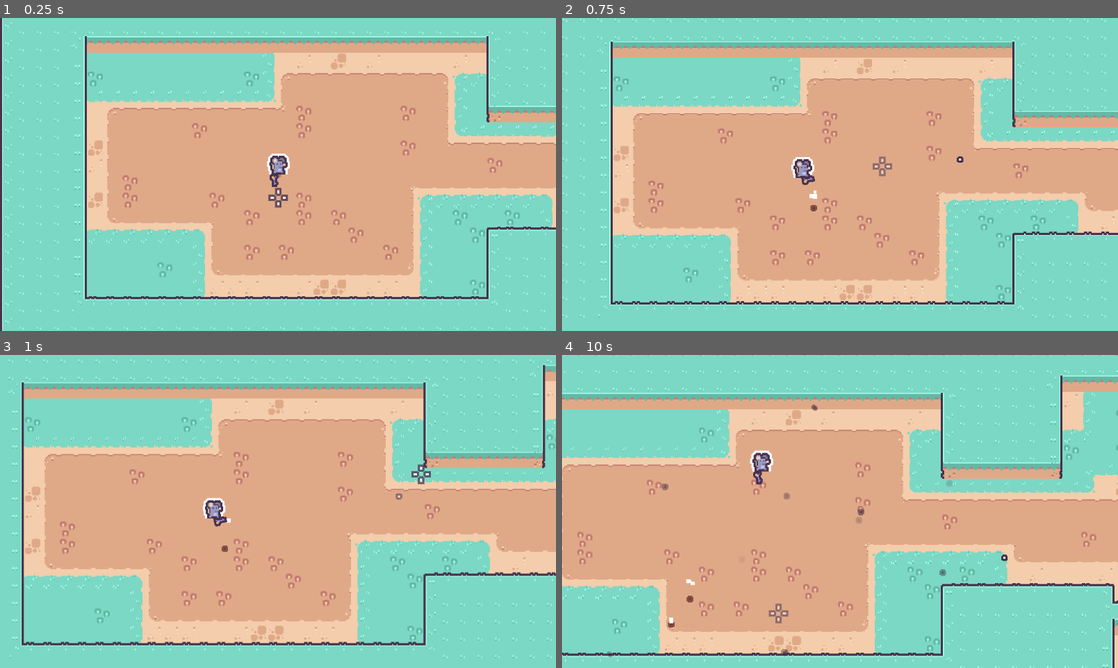
Above: before the commit, frames 1-4 (two rows, left to right).
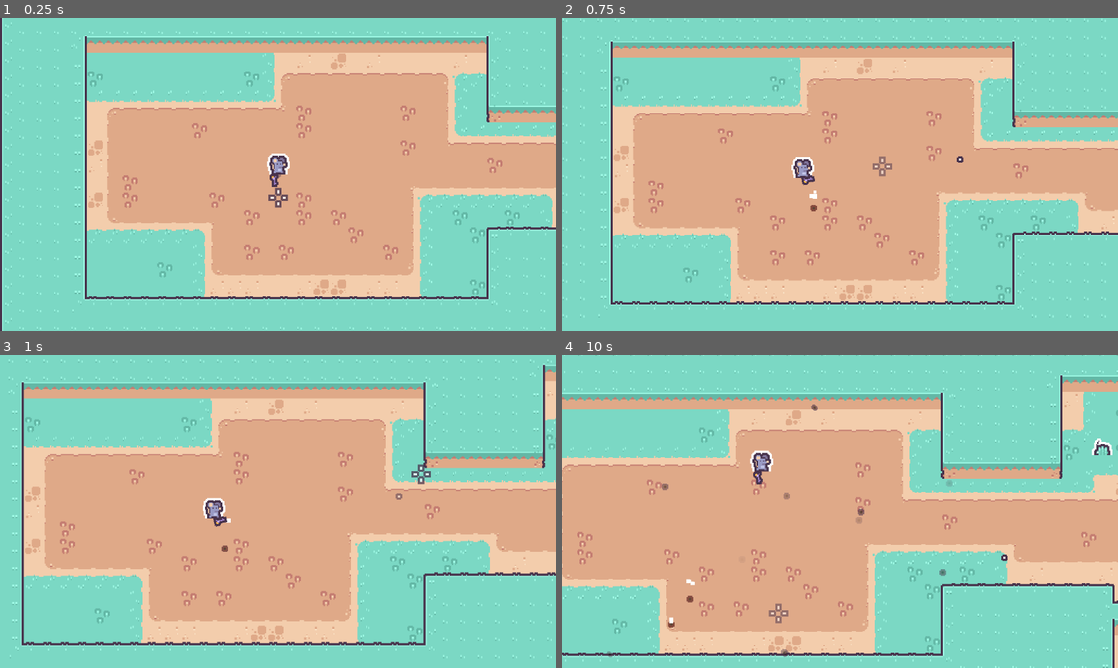
Above: after the commit, the same moments.

Repository: johnreybacal/desert-impasse
Game: Godot game, scene res://scenes/game.tscn
Two runs of this game, one before a commit and one after it. Both use one fixed random seed, a clock stepped at 60 frames per second and the inputs below.
Inputs (mouse positions are in pixels of both pictures, inside the frame that each line leads up to):
- Up to frame 1 (0.25 s): no input
- Up to frame 2 (0.75 s): tap Enter at 0.5 s; move the mouse to (962, 158) at 0.52 s; press the mouse at (962, 158) at 0.53 s
- Up to frame 3 (1 s): no input
- Up to frame 4 (10 s): move the mouse to (728, 527) at 1.27 s; release the mouse at (728, 527) at 1.28 s; right-click (728, 527) at 1.35 s; click (728, 527) at 1.55 s; move the mouse to (895, 442) at 2.02 s; hold Mouse wheel down (switch_weapon_down) 2.03-2.78 s; click (895, 442) at 2.3 s; move the mouse to (812, 574) at 2.77 s; tap Mouse wheel up (switch_weapon_up) at 2.85 s; click (812, 574) at 3.05 s; move the mouse to (1006, 558) at 3.52 s; press the mouse at (1006, 558) at 3.53 s; move the mouse to (673, 464) at 4.27 s; release the mouse at (673, 464) at 4.28 s; tap 1 at 4.35, 9.6 s; click (673, 464) at 4.55 s; move the mouse to (867, 511) at 5.02 s; press the mouse at (867, 511) at 5.03 s; tap 4 at 5.1 s; move the mouse to (756, 433) at 5.77 s; release the mouse at (756, 433) at 5.78 s; click (756, 433) at 5.85 s; move the mouse to (962, 495) at 6.52 s; press the mouse at (962, 495) at 6.53 s; right-click (962, 495) at 6.6 s; move the mouse to (728, 527) at 7.27 s; release the mouse at (728, 527) at 7.28 s; tap Mouse wheel down (switch_weapon_down) at 7.35 s; click (728, 527) at 7.55 s; move the mouse to (895, 442) at 8.02 s; hold Mouse wheel up (switch_weapon_up) 8.03-8.78 s; click (895, 442) at 8.3 s; move the mouse to (812, 574) at 8.77 s; click (812, 574) at 8.85 s; move the mouse to (1006, 558) at 9.52 s; press the mouse at (1006, 558) at 9.53 s

Frames 1-3 are identical in both runs. In frame 4, 0.1% of the frame differs, in the area x 39-99%, y 26-97%.

Commit message:
bullet hit

Diff:
--- a/scenes/bullet.tscn
+++ b/scenes/bullet.tscn
@@ -17,7 +17,6 @@
 
 [node name="Bullet" type="RigidBody2D"]
 collision_layer = 0
-collision_mask = 9
 gravity_scale = 0.0
 contact_monitor = true
 max_contacts_reported = 1
--- a/scenes/enemy.tscn
+++ b/scenes/enemy.tscn
@@ -1,8 +1,12 @@
-[gd_scene load_steps=11 format=3 uid="uid://dfq0kxgqysqr3"]
+[gd_scene load_steps=13 format=3 uid="uid://dfq0kxgqysqr3"]
 
 [ext_resource type="Script" uid="uid://bpr5h7w1rcmlo" path="res://scripts/enemy.gd" id="1_4ra3w"]
 [ext_resource type="Texture2D" uid="uid://d2uu3gk5j5ib4" path="res://assets/sprites/enemy.png" id="1_7p1mj"]
+[ext_resource type="Script" uid="uid://blecdjk8km7pe" path="res://scripts/character.gd" id="3_5uy6h"]
 [ext_resource type="Texture2D" uid="uid://dn0goncfmkp1d" path="res://assets/sprites/interface.png" id="5_c4w8v"]
+
+[sub_resource type="RectangleShape2D" id="RectangleShape2D_c4w8v"]
+size = Vector2(20, 0)
 
 [sub_resource type="AtlasTexture" id="AtlasTexture_md0e3"]
 atlas = ExtResource("1_7p1mj")
@@ -52,8 +56,8 @@
 "speed": 5.0
 }]
 
-[sub_resource type="RectangleShape2D" id="RectangleShape2D_c4w8v"]
-size = Vector2(20, 0)
+[sub_resource type="RectangleShape2D" id="RectangleShape2D_xwavj"]
+size = Vector2(21, 11)
 
 [node name="Enemy" type="CharacterBody2D"]
 z_index = 10
@@ -62,16 +66,27 @@
 motion_mode = 1
 script = ExtResource("1_4ra3w")
 
+[node name="WorldCollider" type="CollisionShape2D" parent="."]
+shape = SubResource("RectangleShape2D_c4w8v")
+
 [node name="AnimatedSprite2D" type="AnimatedSprite2D" parent="."]
 position = Vector2(0, -12)
 sprite_frames = SubResource("SpriteFrames_nenq2")
 animation = &"worm"
 
-[node name="WorldCollider" type="CollisionShape2D" parent="."]
-shape = SubResource("RectangleShape2D_c4w8v")
+[node name="Character" type="StaticBody2D" parent="."]
+position = Vector2(0, -12)
+collision_layer = 8
+collision_mask = 0
+script = ExtResource("3_5uy6h")
+hp = 10.0
+faction = 1
+
+[node name="CollisionShape2D" type="CollisionShape2D" parent="Character"]
+position = Vector2(0.5, 6.5)
+shape = SubResource("RectangleShape2D_xwavj")
 
 [node name="NavigationAgent2D" type="NavigationAgent2D" parent="."]
-debug_enabled = true
 
 [node name="AlertedSprite" type="Sprite2D" parent="."]
 position = Vector2(0, -24)
--- a/scenes/game.tscn
+++ b/scenes/game.tscn
@@ -47,3 +47,12 @@
 
 [node name="Enemy" parent="." instance=ExtResource("5_iywne")]
 position = Vector2(815, -23)
+
+[node name="Enemy2" parent="." instance=ExtResource("5_iywne")]
+position = Vector2(341, -70)
+
+[node name="Enemy3" parent="." instance=ExtResource("5_iywne")]
+position = Vector2(913, 210)
+
+[node name="Enemy4" parent="." instance=ExtResource("5_iywne")]
+position = Vector2(1074, -216)
--- a/scenes/player.tscn
+++ b/scenes/player.tscn
@@ -99,7 +99,7 @@
 frame = 1
 frame_progress = 1.0
 
-[node name="Character" type="Area2D" parent="."]
+[node name="Character" type="StaticBody2D" parent="."]
 collision_layer = 2
 collision_mask = 0
 script = ExtResource("3_qlg0r")
--- a/scripts/bullet.gd
+++ b/scripts/bullet.gd
@@ -10,8 +10,21 @@
 var impact_particle_scene := preload("res://scenes/bullet_impact_particle.tscn")
 var bullet_impact_scene := preload("res://scenes/bullet_impact.tscn")
 
+var faction: Character.Faction
+
 func _ready() -> void:
     initial_position = position
+
+    # 1 world
+    # 2 player
+    # 3 crosshair
+    # 4 enemy
+    if faction == Character.Faction.Player:
+        # 1001
+        collision_mask = 9
+    if faction == Character.Faction.Enemy:
+        # 1100
+        collision_mask = 3
 
 func _process(delta: float) -> void:
     var velocity = direction * bullet_speed * delta
@@ -19,28 +32,41 @@
     var collision := move_and_collide(velocity)
 
     if collision:
-        hit_world(velocity.angle())
+        var collider := collision.get_collider()
+        print(collider)
+        if collider is Character:
+            print(collider.faction)
+            if collider.faction != faction:
+                collider.take_damage(1)
+                hit_effect(velocity.angle(), true)
+        else:
+            hit_effect(velocity.angle())
 
     distance_travelled = position.distance_to(initial_position)
 
     if distance_travelled >= max_distance:
-        hit_world()
+        hit_effect()
 
 
-func hit_world(angle = null):
-    var bullet_impact: Sprite2D = bullet_impact_scene.instantiate()
-    get_parent().add_child(bullet_impact)
-    bullet_impact.position = position
-
+func hit_effect(p_angle = null, is_character: bool = false):
     var particle: GPUParticles2D = impact_particle_scene.instantiate()
     get_parent().add_child(particle)
 
-    if angle:
-        bullet_impact.scale.x = .75
-        bullet_impact.rotate(angle)
-        bullet_impact.position += Vector2.from_angle(angle) * Vector2(2, randi_range(1, 4))
+    if is_character:
+        particle.modulate = Color.ORANGE_RED
+    else:
+        var bullet_impact: Sprite2D = bullet_impact_scene.instantiate()
+        get_parent().add_child(bullet_impact)
+        bullet_impact.position = position
+
+        if p_angle:
+            bullet_impact.scale.x = .75
+            bullet_impact.rotate(p_angle)
+            bullet_impact.position += Vector2.from_angle(p_angle) * Vector2(2, randi_range(1, 4))
+
+    if p_angle:
         particle.look_at(Vector2.UP)
-        particle.rotate(angle)
+        particle.rotate(p_angle)
 
     particle.position = position
     particle.emitting = false
--- a/scripts/character.gd
+++ b/scripts/character.gd
@@ -1,7 +1,13 @@
-extends Area2D
+extends Node2D
 class_name Character
 
 enum Faction {Player, Enemy}
 
 @export var hp: float
 @export var faction: Faction
+
+func take_damage(amount: float):
+    hp -= amount
+
+    if hp <= 0:
+        get_parent().queue_free()
--- a/scripts/enemy.gd
+++ b/scripts/enemy.gd
@@ -17,6 +17,8 @@
     navigation_agent.target_desired_distance = 4.0
 
     actor_setup.call_deferred()
+
+    alerted_sprite.visible = false
 
 func actor_setup():
     # Wait for the first physics frame so the NavigationServer can sync.
@@ -48,7 +50,9 @@
         target_positioning_interval -= delta
         if target_positioning_interval <= 0:
             set_movement_target(target.global_position)
-            target_positioning_interval = .25
+            target_positioning_interval = .5
+
+    handle_animation()
 
     # Navigation finished
     if navigation_agent.is_navigation_finished():
@@ -58,8 +62,6 @@
 
     velocity = global_position.direction_to(next_path_position) * move_speed
 
-    handle_animation()
-
     move_and_slide()
 
 func handle_animation():
--- a/scripts/gun.gd
+++ b/scripts/gun.gd
@@ -29,6 +29,8 @@
 var SPREAD: float = 15
 var spread: float = 1
 var apply_spread_penalty := false
+
+var faction: Character.Faction
 
 signal on_recoil(direction: Vector2)
 
@@ -68,6 +70,7 @@
     direction = randfn(direction, spread_rad)
     distance = randfn(distance - SPREAD, SPREAD)
 
+    bullet.faction = faction
     bullet.max_distance = distance
     bullet.position = marker_2d.global_position
     bullet.direction = Vector2.RIGHT.rotated(direction)
--- a/scripts/player.gd
+++ b/scripts/player.gd
@@ -28,7 +28,7 @@
     gun.target = aim_cursor
     gun.on_recoil.connect(on_recoil)
     gun.set_gun(guns[equipped])
-
+    gun.faction = Character.Faction.Player
 
     navigation_line.top_level = true
     navigation_marker.top_level = true
